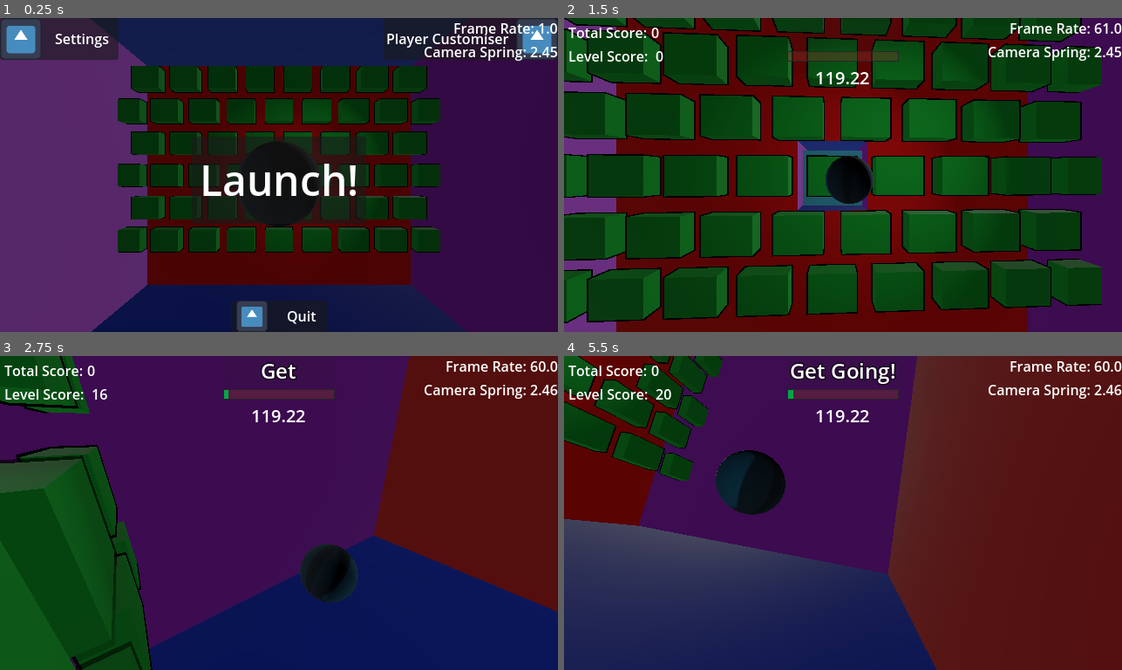
Above: before the commit, frames 1-4 (two rows, left to right).
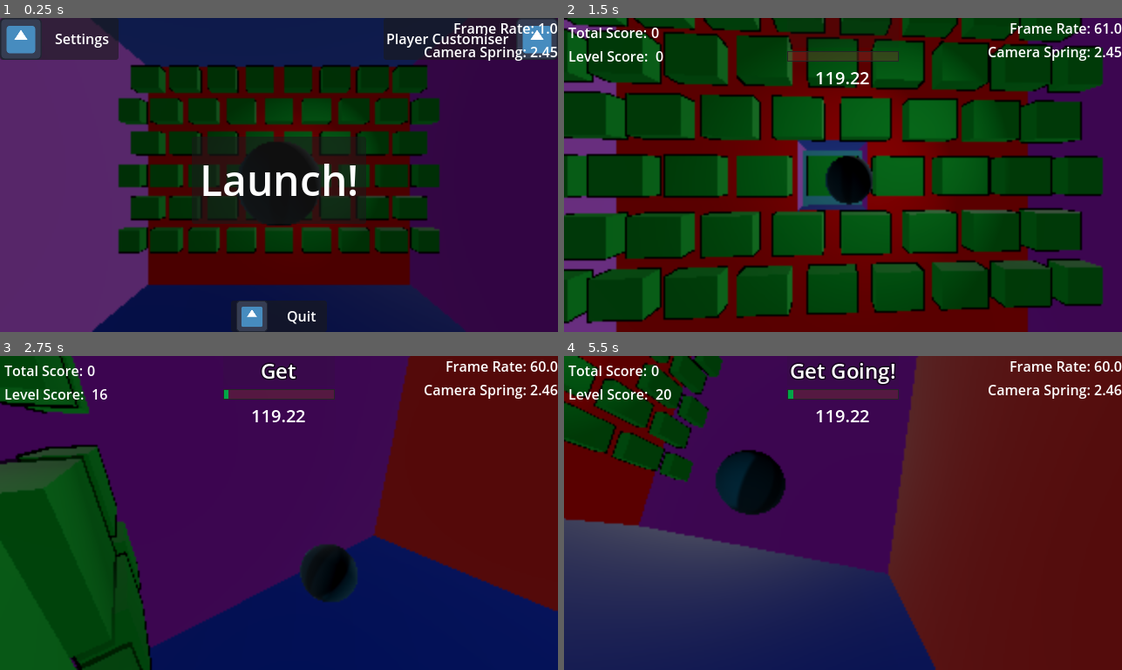
Above: after the commit, the same moments.

Repository: Mangochicken13/MangoPirateJam16
Game: Godot game, scene res://main.tscn
Same seed, same stepped clock (60 frames per second), same inputs: the game is played once before the commit and once after it. The engine's default icon, where the game draws it, is replaced by a stand-in: a white triangle on a blue panel in a dark square.
Inputs (mouse positions are in pixels of both pictures, inside the frame that each line leads up to):
- Up to frame 1 (0.25 s): no input
- Up to frame 2 (1.5 s): click "Launch!" at 0.5 s; tap Enter at 1.25 s; move the mouse to (965, 159) at 1.27 s; hold D (turn_right) from 1.28 s (still down); tap Q at 1.35 s
- Up to frame 3 (2.75 s): move the mouse to (167, 528) at 2.02 s; release D (turn_right) at 2.03 s; hold W (turn_down) from 2.03 s (still down); tap Q at 2.1 s
- Up to frame 4 (5.5 s): move the mouse to (898, 443) at 2.77 s; release W (turn_down) at 2.78 s; hold D (turn_right) 2.78-3.53 s; tap Q every 0.75 s from 2.85 to 5.1 s; move the mouse to (815, 575) at 3.52 s; hold S (turn_up) 3.53-4.28 s; move the mouse to (1010, 560) at 4.27 s; hold A (turn_left) from 4.28 s (still down); move the mouse to (675, 465) at 5.02 s

The runs differ from the first frame. In frame 1, 2.5% of the frame differs, in the area x 16-83%, y 7-100%; in frame 2, 5.9%, in the area x 0-97%, y 0-100%; in frame 3, 0.6%; in frame 4, 0.8%.

Commit message:
turning vsync off and trying half res + scaling

Diff:
--- a/you-are-the-weapon/project.godot
+++ b/you-are-the-weapon/project.godot
@@ -25,6 +25,7 @@
 window/size/viewport_width=640
 window/size/viewport_height=360
 window/stretch/mode="canvas_items"
+window/vsync/vsync_mode=0
 
 [editor_plugins]
 
@@ -121,5 +122,8 @@
 
 [rendering]
 
+scaling_3d/mode=1
 scaling_3d/mode.ios=3
 scaling_3d/mode.macos=3
+scaling_3d/scale=0.5
+scaling_3d/vsync/vsync_mode=0
